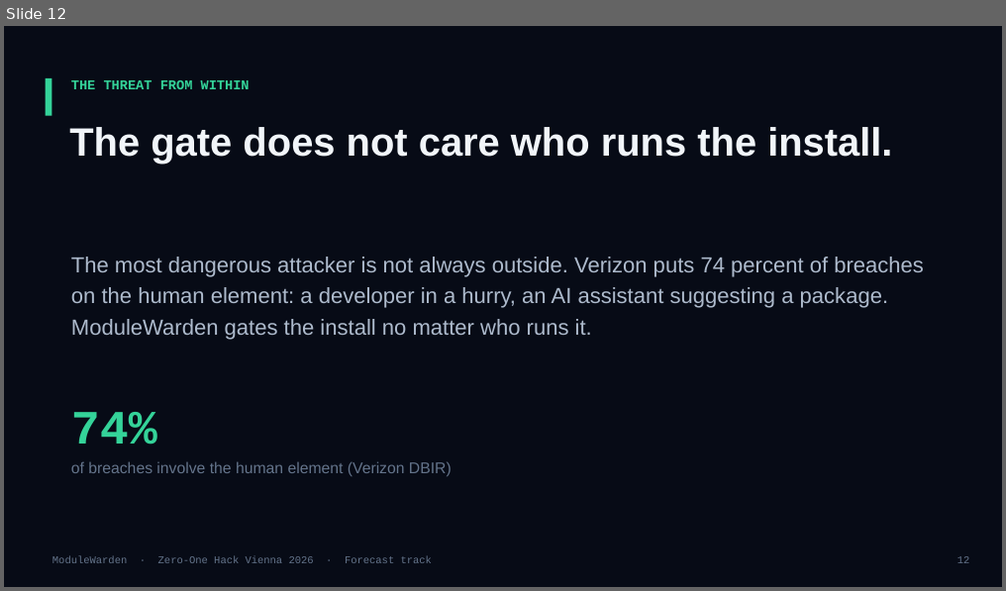
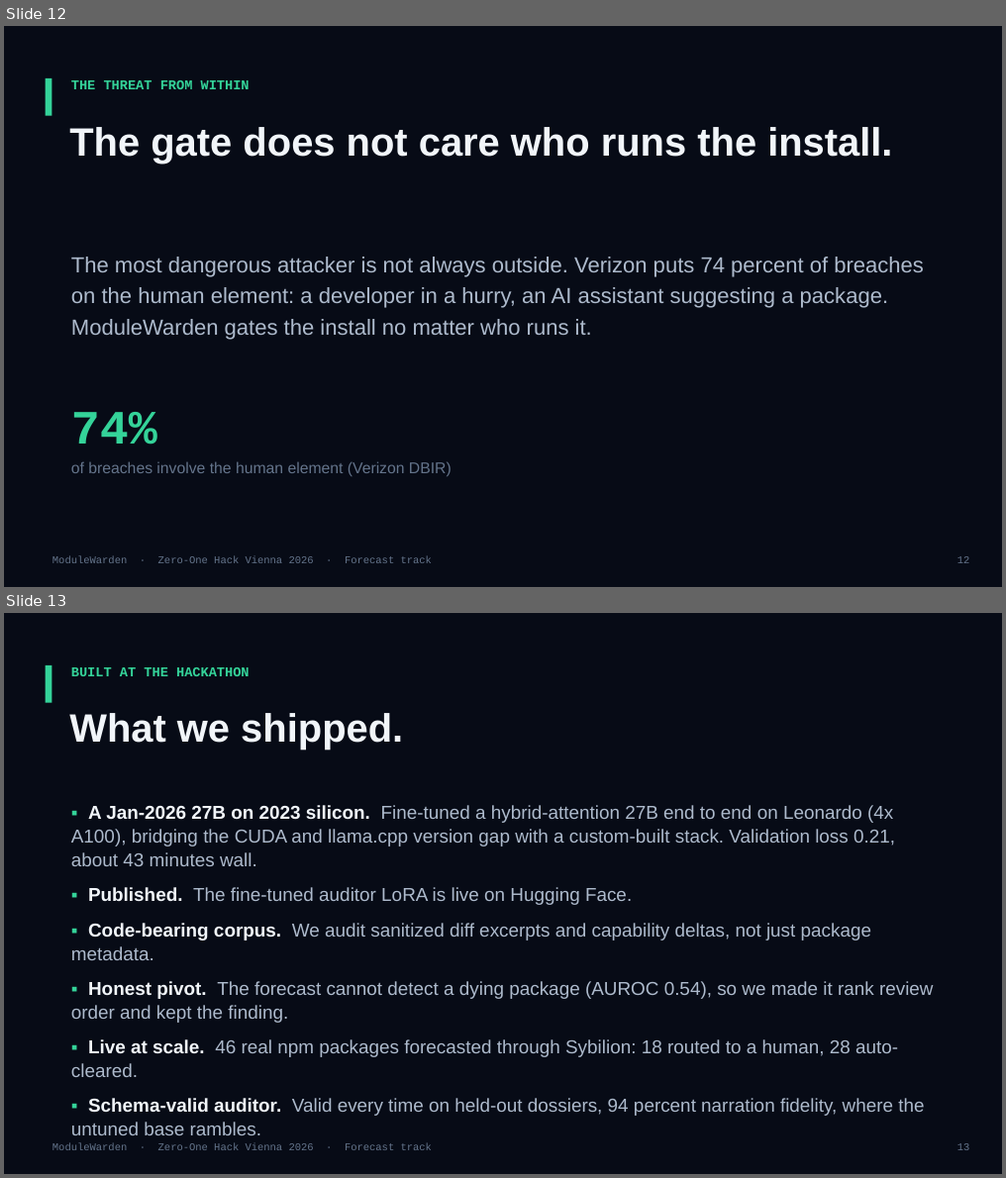
Before and after one commit to apetersson/ModuleWarden, a slide deck: ModuleWarden-deck.pptx. Shown one above the other, each under a label of ours: slide 12 before the commit, slides 12 and 13 after it. The pictures are 1006x591 and 1006x1178 pixels, drawn with LibreOffice and Linux fonts; fonts in the diff are those of the drawing. Boxes give left, top, right and bottom in pixels: in the first picture for what was removed or moved away, otherwise in the second. Text is boxed around its words. In the diff, an @@ line names an element or a change of style, - is before the commit and + after.

Commit message:
submission: pitch deck v2 - add milestones slide (27B on A100, custom stack, live forecast)

```diff
--- a/ModuleWarden-deck.pptx
+++ b/ModuleWarden-deck.pptx
@@ slide 13 added at [4,613,1002,1174], background #FFFFFF @@
@@ rectangle added at [4,613,1002,1174], fill #070B16 @@
@@ rectangle added at [46,665,52,703], fill #34D399 @@
@@ text added at [71,667,250,676], 13 pt, text #34D399, bold @@
+BUILT AT THE HACKATHON
@@ text added at [69,713,403,750], 38 pt, text #F1F5F9, bold @@
+What we shipped.
@@ text added at [71,805,934,1116], 18 pt, text #ADBACC @@
+▪ A Jan-2026 27B on 2023 silicon. Fine-tuned a hybrid-attention 27B end to end on Leonardo (4x A100), bridging the CUDA and llama.cpp version gap with a custom-built stack. Validation loss 0.21, about 43 minutes wall.
+▪ Published. The fine-tuned auditor LoRA is live on Hugging Face.
+▪ Code-bearing corpus. We audit sanitized diff excerpts and capability deltas, not just package metadata.
+▪ Honest pivot. The forecast cannot detect a dying package (AUROC 0.54), so we made it rank review order and kept the finding.
+▪ Live at scale. 46 real npm packages forecasted through Sybilion: 18 routed to a human, 28 auto-cleared.
+▪ Schema-valid auditor. Valid every time on held-out dossiers, 94 percent narration fidelity, where the untuned base rambles.
@@ text added at [53,1144,432,1151], 10 pt, text #64748B @@
+ModuleWarden · Zero-One Hack Vienna 2026 · Forecast track
@@ text added at [957,1144,970,1151], 10 pt, text #64748B @@
+13
```
Also in this commit, not shown: 2 slides changed.
